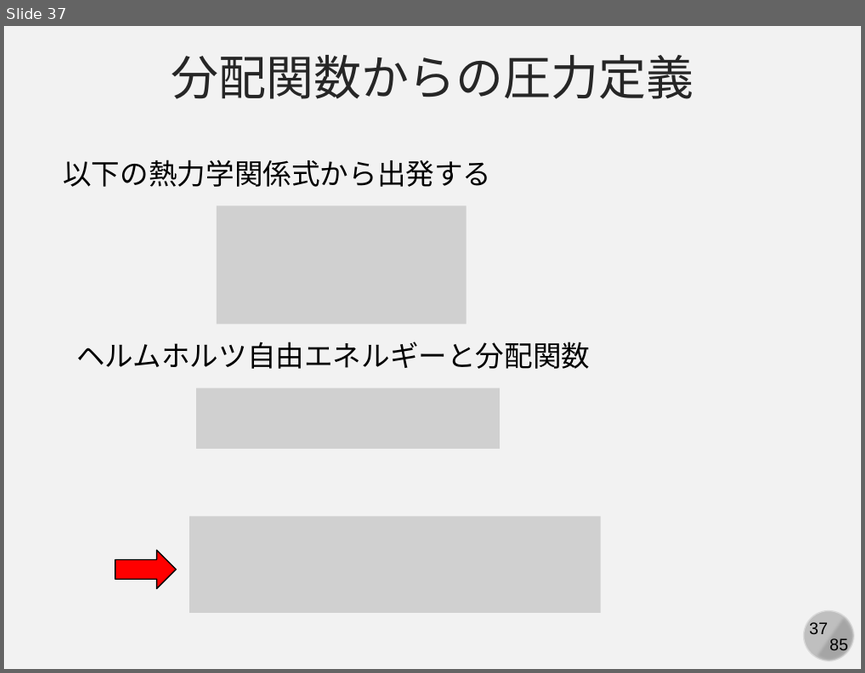
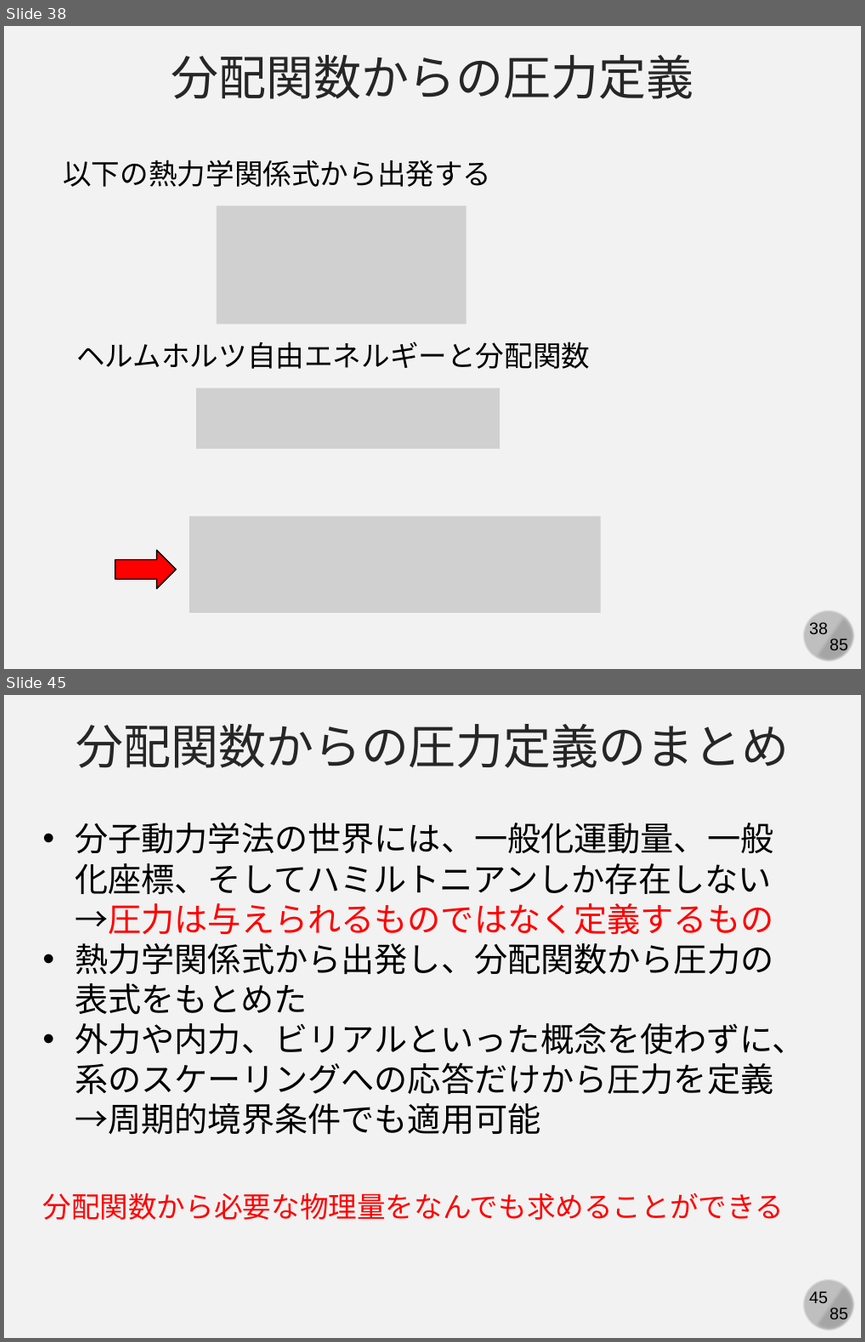
Before and after one commit to kaityo256/simulation_engineering, a slide deck: 06_md_observable/simulation06.pptx. Shown one above the other, each under a label of ours: slide 37 before the commit, slides 38 and 45 after it; the slides between them are not shown. The pictures are 865x673 and 865x1342 pixels, drawn with LibreOffice and Linux fonts; fonts in the diff are those of the drawing; grey boxes stand for pictures. Boxes give left, top, right and bottom in pixels: in the first picture for what was removed or moved away, otherwise in the second. Text is boxed around its words. In the diff, an @@ line names an element or a change of style, - is before the commit and + after.

```diff
--- a/06_md_observable/simulation06.pptx
+++ b/06_md_observable/simulation06.pptx
@@ slide 45 added at [4, 695, 861, 1338], background #F2F2F2; not listed: 4 template elements that a slide beside it also shows @@
@@ text added at [75, 724, 789, 768], 40 pt, text #262626 @@
+分配関数からの圧力定義のまとめ
@@ text added at [75, 823, 806, 1134], 28 pt, text #000000 @@
+• 分子動力学法の世界には、一般化運動量、一般化座標、そしてハミルトニアンしか存在しない→圧力は与えられるものではなく定義するもの
+• 熱力学関係式から出発し、分配関数から圧力の表式をもとめた
+• 外力や内力、ビリアルといった概念を使わずに、系のスケーリングへの応答だけから圧力を定義→周期的境界条件でも適用可能
@@ text added at [43, 1192, 783, 1219], 24 pt, text #FF0000 @@
+分配関数から必要な物理量をなんでも求めることができる
@@ what was slide 37 is now slide 38 @@
@@ page number at [809, 622, 828, 634]: text changed @@
-37
+38
```
Also in this commit, not shown: 1 slide changed, 7 other slides added.
